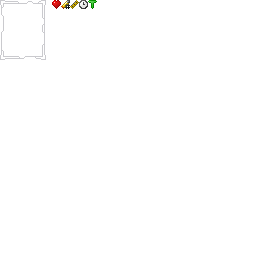
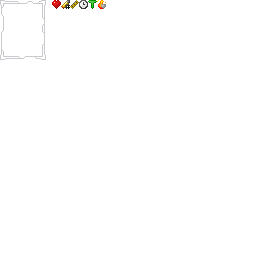
The second 256px x 256px image is a revision of the first. Changes to its layers:
added layer "Layer 5" above "Layer 4" over left=101, top=4, right=106, bottom=9
added layer "Layer 4" above "T" over left=97, top=0, right=106, bottom=9
